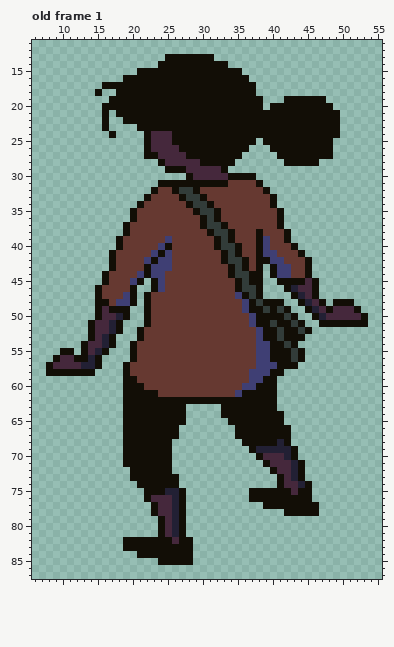
Pixel-art file -- assets/hero_v1.1.ase. Above, as it was before the edit.
64x96 pixels, 1 frame. Shown: old frame 1: x 6..55, y 11..87. The commit also changed other frames, which this record leaves out.
Now the later version:
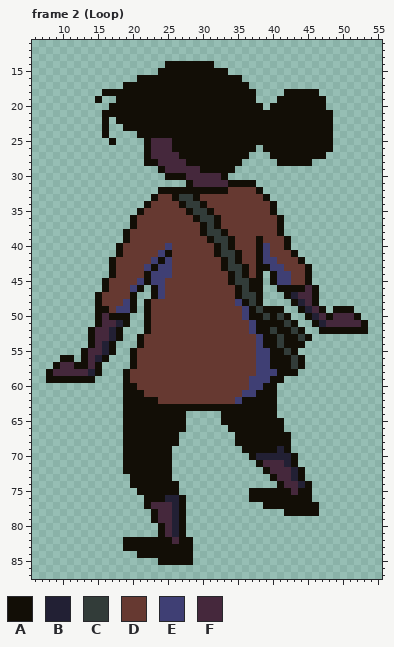
Palette (. is transparent): A #120e06  B #222034  C #323c39  D #663931  E #3f3f74  F #45283c
A new or re-ordered frame is compared with the old frame closest to it.
From old to new:
frames 1 -> 4
layer "shading" removed
Changed rows in their new state; - is an unchanged pixel.
Frame 2 (Loop) is new; against old frame 1:
first column x 8:
13 -----------------.......----------------------
14 ----------------.-------..--------------------
15 -------------...----------..------------------
16 -----------..---------------.-----------------
17 --------...------------------.----------------
18 -------.AA------------------------AAAAA-------
19 -------A-.--------------------.--A------------
20 --------.-------------------------------.-----
21 ---------A-------------------------------.----
22 ----------A------------------------------.----
23 -----------AA----------------------------.----
24 --------A.---A-AAA-----------------------.----
25 ---------A--------------------A---------------
26 ------------------A----------A-A--------------
27 ---------------F---A--------A---A-------.-----
28 --------------AAF---AA-----A-----A----.-------
29 ----------------AFFF--AAA-A-------------------
30 -----------------AAAF----A....----------------
31 ----------------....-FFFFFAAAA.---------------
32 ---------------.AA-AA-AAAA----A.--------------
33 --------------.A--AC-AD--------A.-------------
34 -------------.A----AC-AD----------------------
35 ------------.A------AC-AD-------A.------------
36 ---------------------AC-----------------------
37 -----------.A-----------AD--------------------
38 ----------------------AC-AD---D--A.-----------
39 ----------.A-----D-----AC------D--------------
40 ----------------DE--------AD------A.----------
41 ---------.A----DEA------AC------D--A.---------
42 --------------DEA----------AD--E-D--A.--------
43 --------------EA---------AC----AE-D-----------
44 --------.A---D---E----------AD----------------
45 ------------DEAE----------AC----AEEDDA.-------
46 -------.A---EA---------------A---A-AA---------
47 -----------D--.AE----------AC-----ABF---------
48 --------D-D----------------EACA...-ABFA.-...--
49 --------ADEEA-----------------CA-A.-ABFA.AAA.-
50 ---------AA-----------------EA-C-CA.-ABFA---A.
51 ------.A-FBA--------------------A-CA.-ABFFFFF-
52 -------------.A--------------EA-CA-CA.-AAAAAAA
53 --------FBA-------------------------CA--------
54 -----.A-----.A-----------------A-CA-A---------
55 --..---FBA------------------------CA.---------
56 -.AA.-FBA-------------------------------------
57 .A--AAF----.A-------------------A--CA---------
58 -FFFFFBA---------------------D--E-AA----------
59 AAAAAAA-----D------------------E-A------------
60 -------------D--------------D-E---------------
61 --------------DD-----------DEE----------------
62 ----------------DDDDDDDDDDDE------------------
63 --------------------AAAAA---------------------
64 ---------------------------------.------------
65 -------------------------A--------------------
66 -------------------A------A-------.-----------
68 ------------------A--------A-----A------------
69 ----------------------------A-AAA-A.----------
70 -----------------------------ABBBB------------
71 ------------------------------AF--BA.---------
72 -----------A-------------------AF-------------
73 ------------------.-------------AF------------
74 ------------A---------------------------------
75 -------------A---AA.--------------------------
76 ---------------AAB----------------------------
77 --------------AF------------------------------
79 ---------------AF-----------------------------
Where, in picture pixels (left, top, right, bottom), the same in both pictures:
changed: (46, 54, 368, 523)
